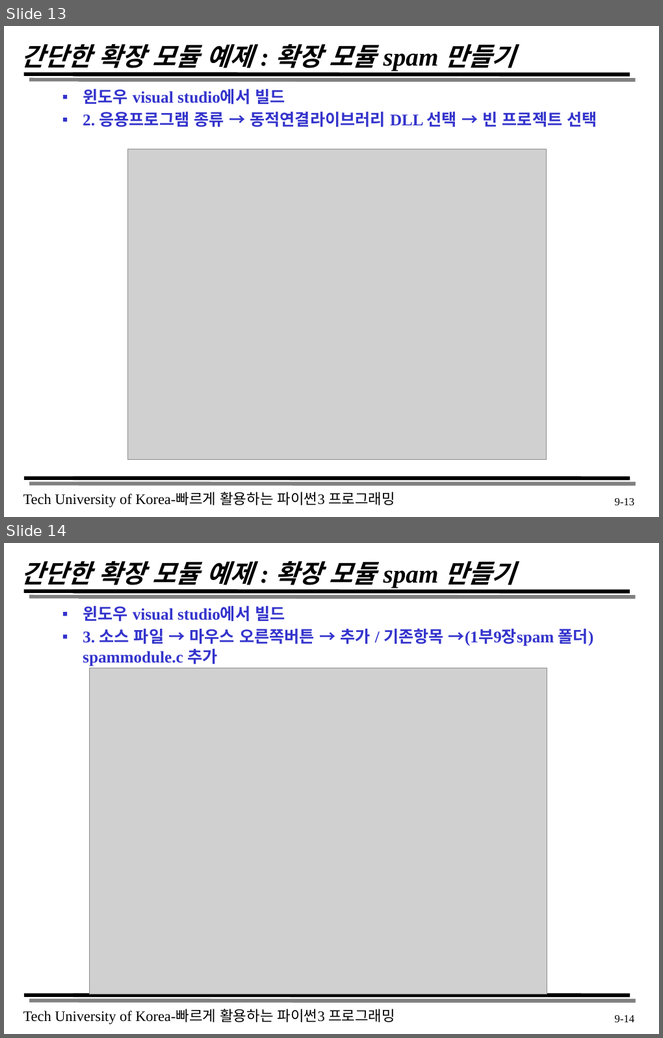
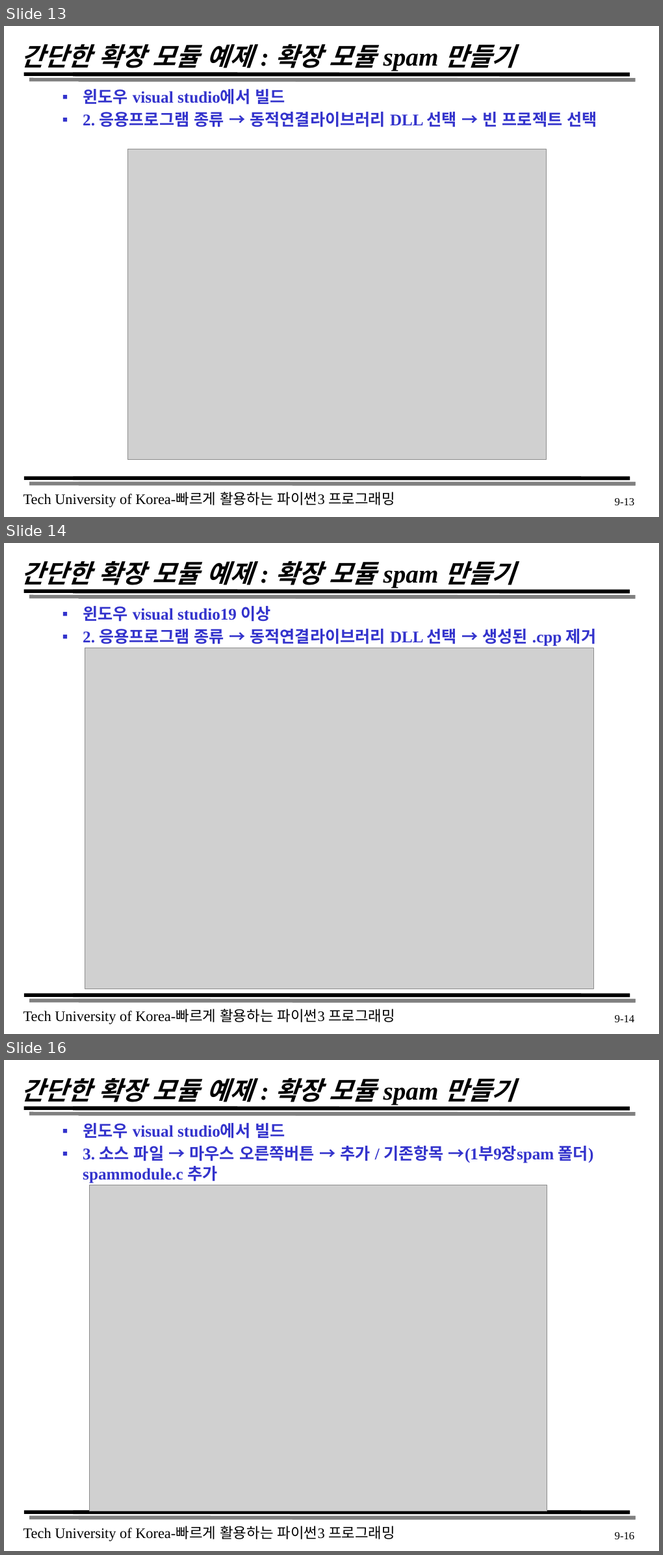
Before and after one commit to triglan/Y24_S1, a slide deck: Script/_LectureData/chapter9.pptx. Shown one above the other, each under a label of ours: slides 13 and 14 before the commit, slides 13, 14 and 16 after it; the slides between them are not shown. The pictures are 663x1038 and 663x1555 pixels, drawn with LibreOffice and Linux fonts; fonts in the diff are those of the drawing; grey boxes stand for pictures. Boxes give left, top, right and bottom in pixels: in the first picture for what was removed or moved away, otherwise in the second. Text is boxed around its words. In the diff, an @@ line names an element or a change of style, - is before the commit and + after.

```diff
--- a/Script/_LectureData/chapter9.pptx
+++ b/Script/_LectureData/chapter9.pptx
@@ slide 14 added at <box>4,543,659,1034</box>, background #FFFFFF; not listed: 5 template elements that a slide beside it also shows @@
@@ title added at <box>22,561,515,588</box>, 28 pt, text #000000, bold, italic @@
+간단한 확장 모듈 예제 : 확장 모듈 spam 만들기
@@ text added at <box>83,606,596,646</box>, 18 pt, text #3333CC, bold @@
+  ▪ 윈도우 visual studio19 이상
+  ▪ 2. 응용프로그램 종류 → 동적연결라이브러리 DLL 선택 → 생성된 .cpp 제거
@@ picture added at <box>85,648,594,989</box> @@
@@ page number added at <box>615,1016,635,1023</box>, 12 pt, text #000000 @@
+9-14
@@ what was slide 14 is now slide 16 @@
@@ page number at <box>615,1533,635,1540</box>: text changed @@
-9-14
+9-16
```
Also in this commit, not shown: 1 other slide added, 4 other files.
